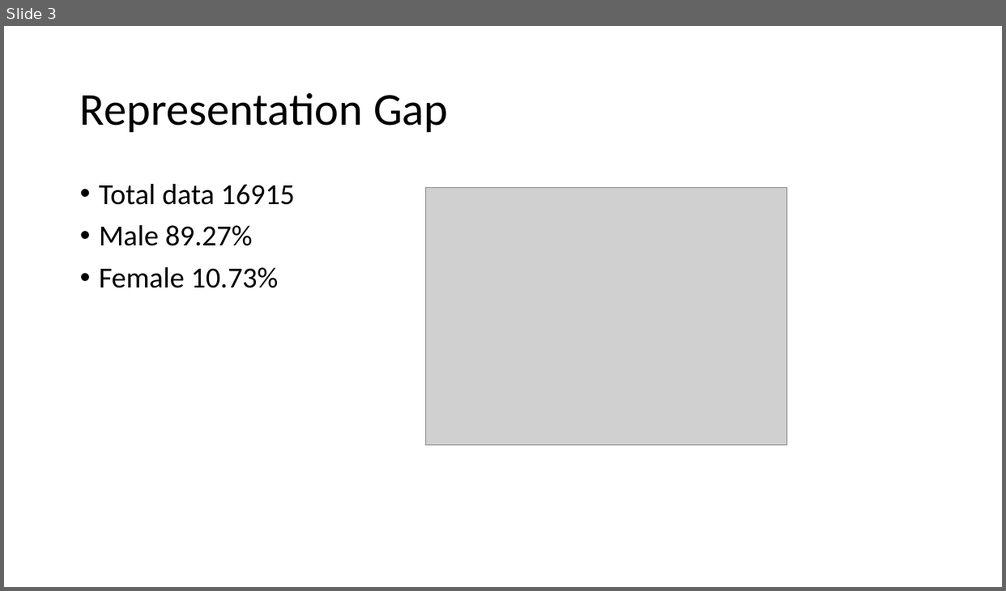
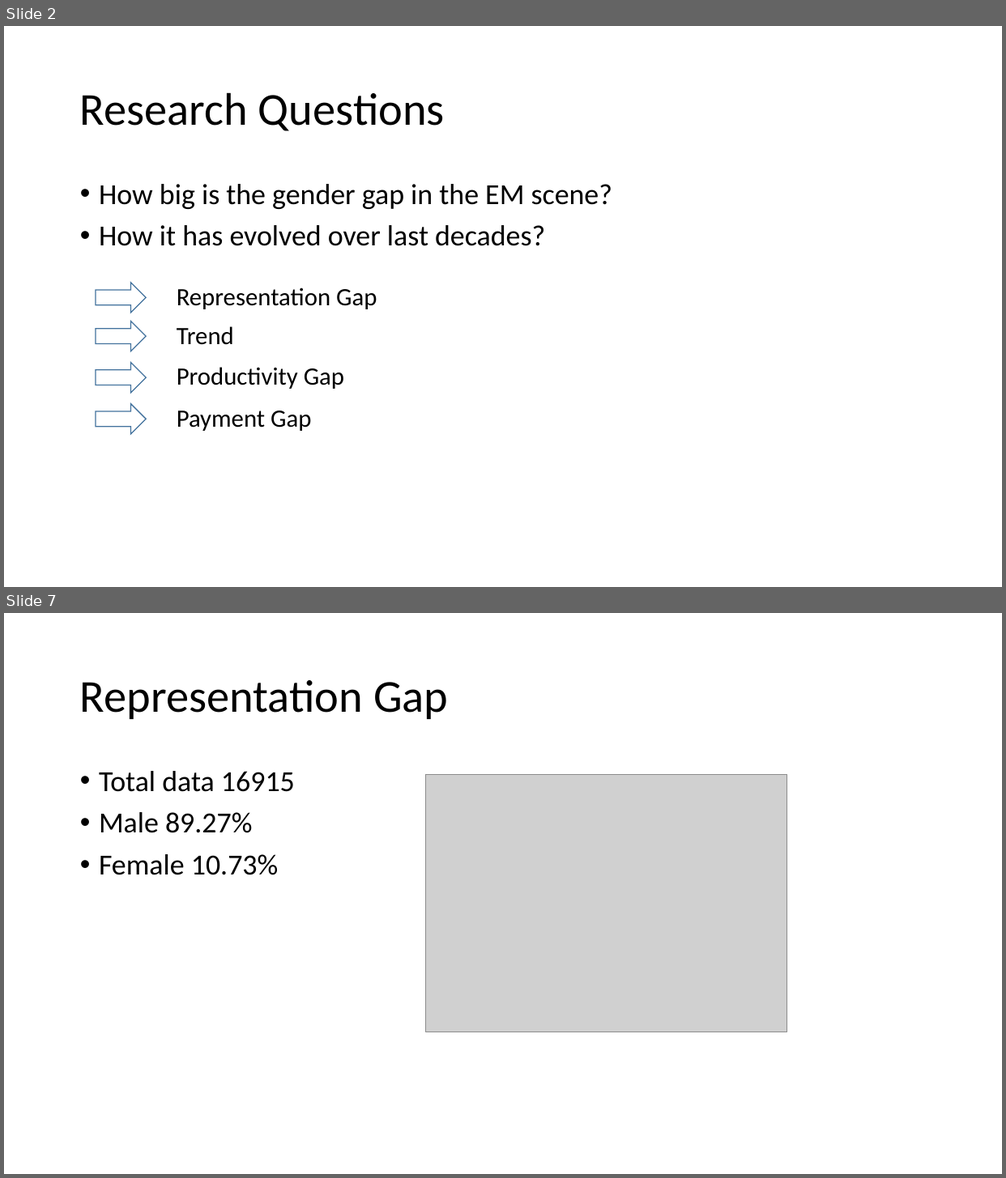
Before and after one commit to polando/GenderGap, a slide deck: Presentation/Final_presentation.pptx. Shown one above the other, each under a label of ours: slide 3 before the commit, slides 2 and 7 after it; the slides between them are not shown. The pictures are 1006x591 and 1006x1178 pixels, drawn with LibreOffice and Linux fonts; fonts in the diff are those of the drawing; grey boxes stand for pictures. Boxes give left, top, right and bottom in pixels: in the first picture for what was removed or moved away, otherwise in the second. Text is boxed around its words. In the diff, an @@ line names an element or a change of style, - is before the commit and + after.

```diff
--- a/Presentation/Final_presentation.pptx
+++ b/Presentation/Final_presentation.pptx
@@ slide 2 added at [4, 26, 1002, 587], background #FFFFFF @@
@@ title added at [80, 92, 445, 131], 44 pt, text #000000 @@
+Research Questions
@@ text added at [99, 184, 612, 246], 28 pt, text #000000 @@
+• How big is the gender gap in the EM scene?
+• How it has evolved over last decades?
@@ right arrow added at [96, 283, 146, 314], outline #43739E 1 pt @@
@@ text added at [177, 288, 377, 310], 24 pt, text #000000 @@
+Representation Gap
@@ right arrow added at [96, 321, 146, 352], outline #43739E 1 pt @@
@@ text added at [177, 327, 234, 345], 24 pt, text #000000 @@
+Trend
@@ right arrow added at [96, 363, 146, 394], outline #43739E 1 pt @@
@@ text added at [177, 367, 344, 389], 24 pt, text #000000 @@
+Productivity Gap
@@ right arrow added at [96, 404, 146, 435], outline #43739E 1 pt @@
@@ text added at [177, 411, 311, 431], 24 pt, text #000000 @@
+Payment Gap
@@ what was slide 3 is now slide 7 @@
```
Also in this commit, not shown: 3 slides changed, 9 other slides added, 2 slides removed.
